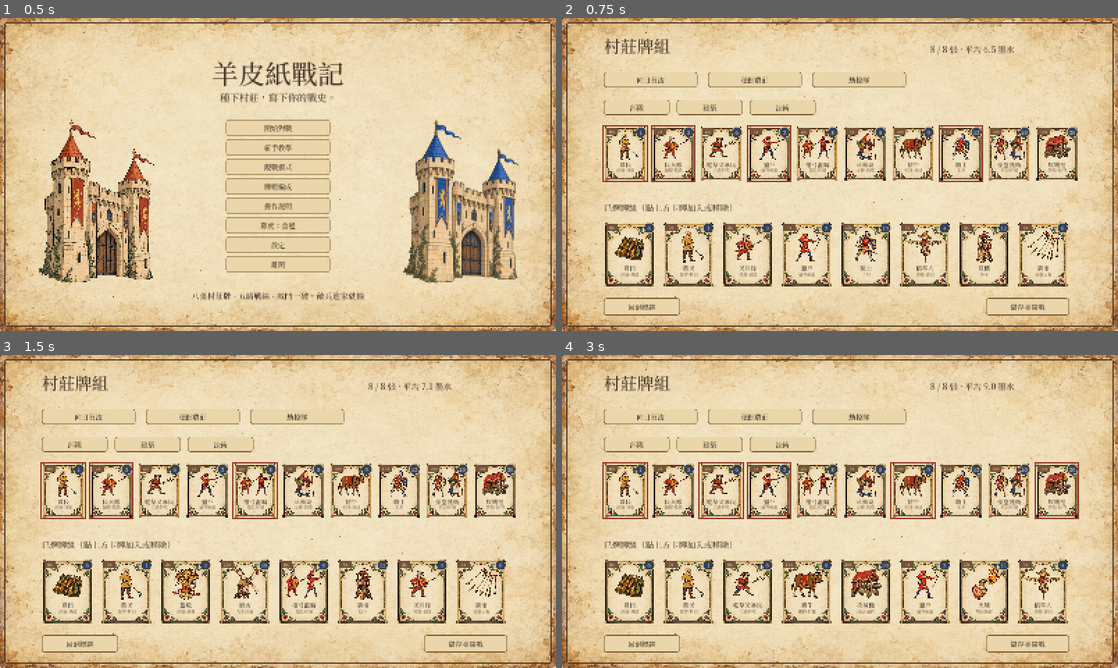
Above: before the commit, frames 1-4 (two rows, left to right).
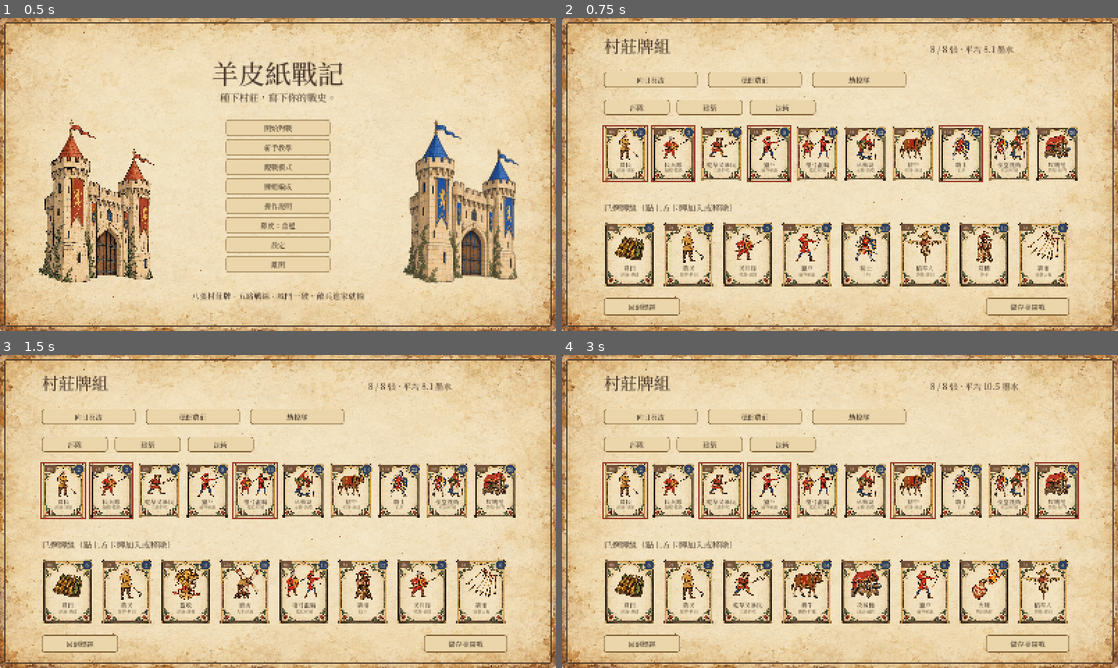
Above: after the commit, the same moments.

Repository: crazycatpower/FiveLaneLords
Game: Godot game, scene res://main.tscn
The game is run twice, just before and just after one commit, with the same random seed, the same clock (stepped at 60 frames per second) and the same inputs.
Inputs:
- Up to frame 1 (0.5 s): no input
- Up to frame 2 (0.75 s): click "牌組編成" at 0.5 s
- Up to frame 3 (1.5 s): click "向日葵流" at 1.25 s
- Up to frame 4 (3 s): click "穩健農莊" at 2 s; click "劫掠隊" at 2.75 s

Frame 1 is identical in both runs. In frame 2, 0.1% of the frame differs, in the area x 13-84%, y 8-68%; in frame 3, 0.1%; in frame 4, 0.2%.

Commit message:
Bulk troop cards: costlier but more troops
Farmer 2 ink x4, militia 5 x4, mob 9 (3 per lane), hunter 8 x4,
spear-and-bow 13 (3+3), herbalist 12 x2, ox 14 x2, knight 22 x2,
cathedral guard 28 (2 knights + herbalist); ram stays at 30. Each troop
is a little cheaper than before. tools/sim.gd: unresolved 11 -> 4 of 18,
median decided game 8.6 -> 4.9 min, ink wasted 31% -> 19%, sunflower
deck 0% -> 50%. Producer decision 2026-10-29.

Co-Authored-By: Claude Opus 5.5 <noreply@anthropic.com>

Diff:
--- a/balance.gd
+++ b/balance.gd
@@ -38,25 +38,26 @@
 const LORD_HYSTERESIS := 1.5
 # Costs run 1..30 (producer decision 2026-10-29). "role" is the card's job, shown on the card face.
 # Buildings never expire on their own (producer decision 2026-10-29); they stay until destroyed.
+# Most troop cards are bulk buys (producer 2026-10-29): costlier, but more troops, so each troop is a bit cheaper.
 # Unit cards may carry "members" ([kind, count, px behind the front]) to field a mixed legion,
 # and "spread": true to deploy "count" troops in each of three adjacent lanes.
 # "cooldown": seconds a card must wait after it enters the hand before it can be played (0..30).
 const CARDS := {
-	"farmer":{"name":"農民","role":"經濟·耕田","type":"unit","cost":1,"cooldown":0.0,"count":2,"hp":50.0,"damage":6.0,"interval":1.0,"range":47.0,"speed":42.0},
-	"militia":{"name":"民兵隊","role":"循環·擋路","type":"unit","cost":3,"cooldown":2.0,"count":2,"hp":85.0,"damage":13.0,"interval":0.95,"range":47.0,"speed":39.0},
+	"farmer":{"name":"農民","role":"經濟·耕田","type":"unit","cost":2,"cooldown":0.0,"count":4,"hp":50.0,"damage":6.0,"interval":1.0,"range":47.0,"speed":42.0},
+	"militia":{"name":"民兵隊","role":"循環·擋路","type":"unit","cost":5,"cooldown":2.0,"count":4,"hp":85.0,"damage":13.0,"interval":0.95,"range":47.0,"speed":39.0},
 	"harvest":{"name":"豐收","role":"經濟·爆發","type":"spell","cost":3,"cooldown":8.0,"radius":120.0},
 	"scarecrow":{"name":"稻草人","role":"誘敵·護田","type":"building","cost":4,"cooldown":3.0,"hp":400.0,"expires":-1.0},
-	"mob":{"name":"乾草叉暴民","role":"三路群攻","type":"unit","cost":6,"cooldown":6.0,"count":2,"spread":true,"hp":45.0,"damage":9.0,"interval":0.9,"range":47.0,"speed":48.0},
-	"hunter":{"name":"獵戶","role":"遠程輸出","type":"unit","cost":5,"cooldown":4.0,"count":2,"hp":55.0,"damage":10.0,"interval":1.2,"range":170.0,"speed":34.0},
-	"spearbow":{"name":"槍弓混編","role":"遠近軍團","type":"unit","cost":8,"cooldown":6.0,"members":[["militia",2,0.0],["hunter",2,45.0]],"art":["militia","hunter"]},
+	"mob":{"name":"乾草叉暴民","role":"三路群攻","type":"unit","cost":9,"cooldown":6.0,"count":3,"spread":true,"hp":45.0,"damage":9.0,"interval":0.9,"range":47.0,"speed":48.0},
+	"hunter":{"name":"獵戶","role":"遠程輸出","type":"unit","cost":8,"cooldown":4.0,"count":4,"hp":55.0,"damage":10.0,"interval":1.2,"range":170.0,"speed":34.0},
+	"spearbow":{"name":"槍弓混編","role":"遠近軍團","type":"unit","cost":13,"cooldown":6.0,"members":[["militia",3,0.0],["hunter",3,45.0]],"art":["militia","hunter"]},
 	"farm":{"name":"農田","role":"經濟·基礎","type":"building","cost":6,"cooldown":6.0,"hp":250.0,"expires":-1.0},
 	"rain":{"name":"箭雨","role":"清群法術","type":"spell","cost":6,"cooldown":6.0,"radius":110.0,"damage":200.0,"building_damage":60.0,"gate_damage":60.0},
 	"tower":{"name":"箭樓","role":"防守","type":"building","cost":12,"cooldown":8.0,"hp":500.0,"expires":-1.0,"range":200.0,"damage":12.0,"interval":0.8},
-	"healer":{"name":"草藥婆","role":"支援·治療","type":"unit","cost":8,"cooldown":8.0,"count":1,"hp":160.0,"damage":6.0,"interval":1.0,"range":120.0,"speed":32.0},
-	"ox":{"name":"耕牛","role":"衝鋒·拆建","type":"unit","cost":9,"cooldown":10.0,"count":1,"hp":520.0,"damage":22.0,"interval":1.2,"range":47.0,"speed":70.0},
+	"healer":{"name":"草藥婆","role":"支援·治療","type":"unit","cost":12,"cooldown":8.0,"count":2,"hp":160.0,"damage":6.0,"interval":1.0,"range":120.0,"speed":32.0},
+	"ox":{"name":"耕牛","role":"衝鋒·拆建","type":"unit","cost":14,"cooldown":10.0,"count":2,"hp":520.0,"damage":22.0,"interval":1.2,"range":47.0,"speed":70.0},
 	"fire":{"name":"火罐","role":"燒田法術","type":"spell","cost":11,"cooldown":15.0,"radius":95.0,"damage":420.0,"building_damage":840.0,"gate_damage":140.0},
-	"knight":{"name":"騎士","role":"主坦","type":"unit","cost":15,"cooldown":15.0,"count":1,"hp":1000.0,"damage":55.0,"interval":1.2,"range":47.0,"speed":32.0},
-	"guard":{"name":"聖堂護衛","role":"重裝軍團","type":"unit","cost":20,"cooldown":18.0,"members":[["knight",1,0.0],["healer",1,50.0]],"art":["knight","healer"]},
+	"knight":{"name":"騎士","role":"主坦","type":"unit","cost":22,"cooldown":15.0,"count":2,"hp":1000.0,"damage":55.0,"interval":1.2,"range":47.0,"speed":32.0},
+	"guard":{"name":"聖堂護衛","role":"重裝軍團","type":"unit","cost":28,"cooldown":18.0,"members":[["knight",2,0.0],["healer",1,50.0]],"art":["knight","healer"]},
 	"mill":{"name":"磨坊","role":"大型經濟","type":"building","cost":18,"cooldown":20.0,"hp":900.0,"expires":-1.0},
 	"ram":{"name":"攻城槌","role":"終結·破門","type":"unit","cost":30,"cooldown":30.0,"count":1,"hp":1600.0,"damage":160.0,"interval":2.0,"range":47.0,"speed":22.0}
 }
--- a/game.gd
+++ b/game.gd
@@ -699,7 +699,7 @@
 
 func card_description(kind: String) -> String:
 	var card: Dictionary = B.CARDS[kind]
-	var descriptions := {"farm":"種下三秒後開始，每二十秒產出四墨水。","farmer":"兩名農民向前走，順路耕田 1.5 秒：那塊田回 100 血，十五秒內產量加倍。","mill":"同一路農田產量 ×2；同一路多座不疊加。","scarecrow":"吸引附近敵兵攻擊它，直到被打倒。","tower":"每 0.8 秒射箭，射程 200，直到被打倒。","harvest":"範圍內農田立刻各產一滴，八秒內產量加倍。","rain":"範圍內部隊 200 傷害，建築與城門 60。","fire":"部隊 420 傷害，建築 840，城門 140。","ox":"第一下衝撞 150 並擊退，拆建築 ×1.5。","healer":"每秒治療附近友軍 15 血。","ram":"1600 血，無視部隊，每兩秒對城門或建築 160 傷害；城門破了就直接走進去。","hunter":"射程 170 的遠程手，兩名。","knight":"1000 血的重裝主坦。","mob":"選中的那一路和左右相鄰兩路，各出兩名暴民（共六名）。","spearbow":"兩名民兵在前、兩名獵戶在後，同一路一起出發。","guard":"騎士在前開路，草藥婆跟在後面為他療傷。","militia":"兩名民兵，便宜的擋路與循環牌。"}
+	var descriptions := {"farm":"種下三秒後開始，每二十秒產出四墨水。","farmer":"四名農民向前走，順路耕田 1.5 秒：那塊田回 100 血，十五秒內產量加倍。","mill":"同一路農田產量 ×2；同一路多座不疊加。","scarecrow":"吸引附近敵兵攻擊它，直到被打倒。","tower":"每 0.8 秒射箭，射程 200，直到被打倒。","harvest":"範圍內農田立刻各產一滴，八秒內產量加倍。","rain":"範圍內部隊 200 傷害，建築與城門 60。","fire":"部隊 420 傷害，建築 840，城門 140。","ox":"兩頭耕牛：第一下衝撞 150 並擊退，拆建築 ×1.5。","healer":"兩名草藥婆，每秒治療附近友軍 15 血。","ram":"1600 血，無視部隊，每兩秒對城門或建築 160 傷害；城門破了就直接走進去。","hunter":"射程 170 的遠程手，四名。","knight":"兩名 1000 血的重裝騎士。","mob":"選中的那一路和左右相鄰兩路，各出三名暴民（共九名）。","spearbow":"三名民兵在前、三名獵戶在後，同一路一起出發。","guard":"兩名騎士在前開路，草藥婆跟在後面為他們療傷。","militia":"四名民兵，擋路與循環主力。"}
 	return "%s · %d 墨水 · 冷卻 %d 秒 · %s\n%s" % [card.name,card.cost,int(card.cooldown),card.role,descriptions.get(kind,"")]
 
 func show_help() -> void:
--- a/smoke_test.gd
+++ b/smoke_test.gd
@@ -298,7 +298,7 @@
 func test_cards() -> void:
 	check(B.CARDS.size() == 17,"seventeen card pool")
 	var costs: Array = B.CARDS.values().map(func(c: Dictionary) -> int: return c.cost)
-	check(costs.min() == 1 and costs.max() == 30,"card costs span 1 to 30")
+	check(costs.min() >= 1 and costs.max() == 30,"card costs stay within 1 to 30")
 	check(B.CARDS.values().all(func(c: Dictionary) -> bool: return c.has("role") and not c.role.is_empty()),"every card has a role")
 	var m := bare(1)
 	m.lords.clear()
@@ -357,27 +357,28 @@
 	m.play(0,0,L.cell_center(Vector2i(1,1)))
 	var lanes: Array = m.units.map(func(u: Dictionary) -> int: return u.lane)
 	lanes.sort()
-	check(m.units.size() == 6 and lanes == [0,0,1,1,2,2] and m.units.back().spawn_delay > 0,"mob deploys two troops in each of three adjacent lanes")
+	var per: int = B.CARDS.mob.count
+	check(m.units.size() == 3*per and lanes.count(0) == per and lanes.count(1) == per and lanes.count(2) == per and m.units.back().spawn_delay > 0,"mob deploys a squad in each of three adjacent lanes")
 	m = bare(2)
 	offer(m,"mob")
 	m.play(0,0,L.cell_center(Vector2i(1,4)))
 	lanes = m.units.map(func(u: Dictionary) -> int: return u.lane)
 	lanes.sort()
-	check(lanes == [2,2,3,3,4,4],"at an edge lane the mob shifts inward")
+	check(lanes.min() == 2 and lanes.max() == 4 and lanes.size() == 3*per,"at an edge lane the mob shifts inward")
 	m = bare(2)
 	offer(m,"spearbow")
 	m.play(0,0,L.cell_center(Vector2i(2,2)))
 	var kinds: Array = m.units.map(func(u: Dictionary) -> String: return u.kind)
 	var spear_x: float = m.units.filter(func(u: Dictionary) -> bool: return u.kind == "militia")[0].pos.x
 	var bow_x: float = m.units.filter(func(u: Dictionary) -> bool: return u.kind == "hunter")[0].pos.x
-	check(kinds.count("militia") == 2 and kinds.count("hunter") == 2 and bow_x < spear_x,"spear-and-bow legion: militia in front, hunters behind")
+	check(kinds.count("militia") == B.CARDS.spearbow.members[0][1] and kinds.count("hunter") == B.CARDS.spearbow.members[1][1] and bow_x < spear_x,"spear-and-bow legion: militia in front, hunters behind")
 	check(m.units.all(func(u: Dictionary) -> bool: return u.card == "spearbow"),"legion troops credit their damage to the legion card")
 	m = bare(2)
 	offer(m,"guard")
 	m.play(0,0,L.cell_center(Vector2i(2,3)))
 	kinds = m.units.map(func(u: Dictionary) -> String: return u.kind)
 	kinds.sort()
-	check(kinds == ["healer","knight"],"cathedral guard fields a knight and a herbalist")
+	check(kinds.count("knight") == B.CARDS.guard.members[0][1] and kinds.count("healer") == B.CARDS.guard.members[1][1],"cathedral guard fields knights and a herbalist")
 	m = bare(2)
 	for lane: int in range(4): m.add_building(0,Vector2i(1,lane),"farm")
 	m.decks[1] = ["fire","militia","rain","tower","farm","farmer","ox","mob"]
@@ -457,7 +458,7 @@
 	mouse(game,game.card_rect(0).get_center(),true)
 	check(game.selected == 0 and game.dragging,"pressing a card picks it up")
 	mouse(game,field,false)
-	check(not game.dragging and game.selected == -1 and m.units.size() == 2,"dropping it on the field plays it")
+	check(not game.dragging and game.selected == -1 and m.units.size() == B.CARDS.militia.count,"dropping it on the field plays it")
 	# Click a card, then click the field.
 	m.hand_cd[0] = [0.0,0.0,0.0,0.0]
 	mouse(game,game.card_rect(0).get_center(),true)
Binary file changed: assets/fonts/ManuscriptSerif-subset.ttf
Binary file changed: deck-preview.png
Binary file changed: preview.png
Not shown, changed: docs/企劃書.md
